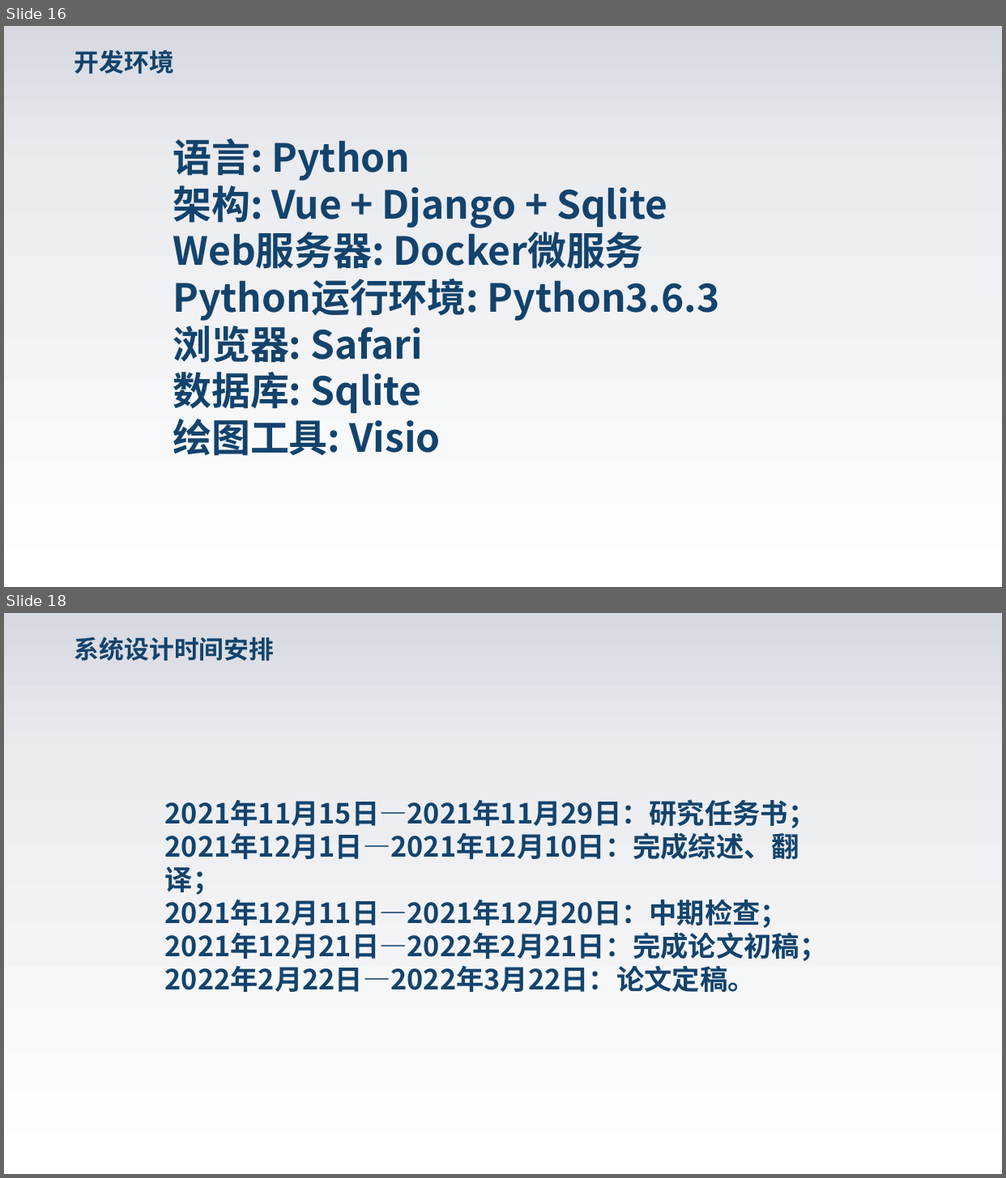
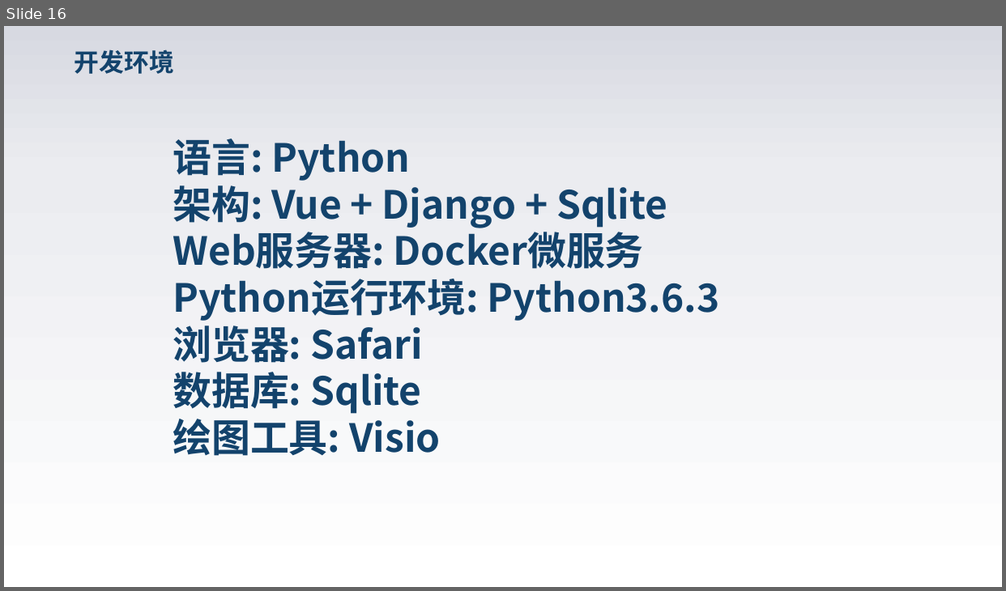
Before and after one commit to solost23/Graduation-thesis, a slide deck: 0963180222-田园园-在线考试系统-答辩ppt.pptx. Shown one above the other, each under a label of ours: slides 16 and 18 before the commit, slide 16 after it; the slides between them are not shown. The pictures are 1006x1178 and 1006x591 pixels, drawn with LibreOffice and Linux fonts; fonts in the diff are those of the drawing; background and template pictures are left out. Boxes give left, top, right and bottom in pixels: in the first picture for what was removed or moved away, otherwise in the second. Text is boxed around its words. In the diff, an @@ line names an element or a change of style, - is before the commit and + after.

```diff
--- a/0963180222-田园园-在线考试系统-答辩ppt.pptx
+++ b/0963180222-田园园-在线考试系统-答辩ppt.pptx
@@ slide 18 removed at (x1=4, y1=613, x2=1002, y2=1174), background picture (left out) @@
@@ text removed at (x1=74, y1=636, x2=274, y2=661) @@
-系统设计时间安排
@@ text removed at (x1=165, y1=799, x2=828, y2=992) @@
-2021年11月15日—2021年11月29日：研究任务书；
-2021年12月1日—2021年12月10日：完成综述、翻译；
-2021年12月11日—2021年12月20日：中期检查；
-2021年12月21日—2022年2月21日：完成论文初稿；
-2022年2月22日—2022年3月22日：论文定稿。
```
Also in this commit, not shown: 5 slides changed, 1 other slide removed, 4 other files.
